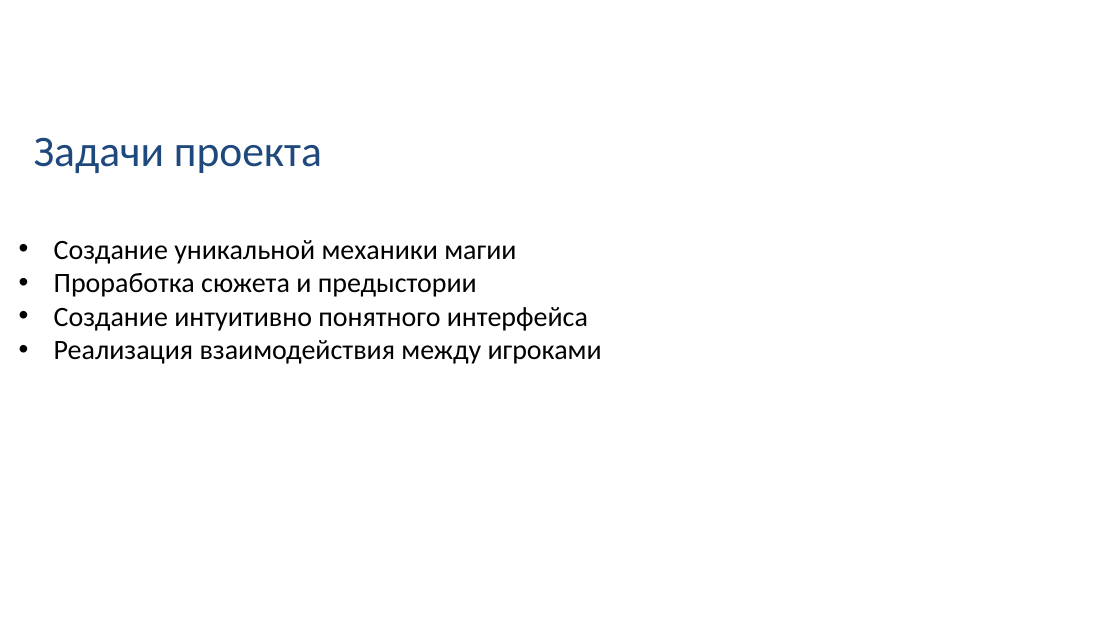
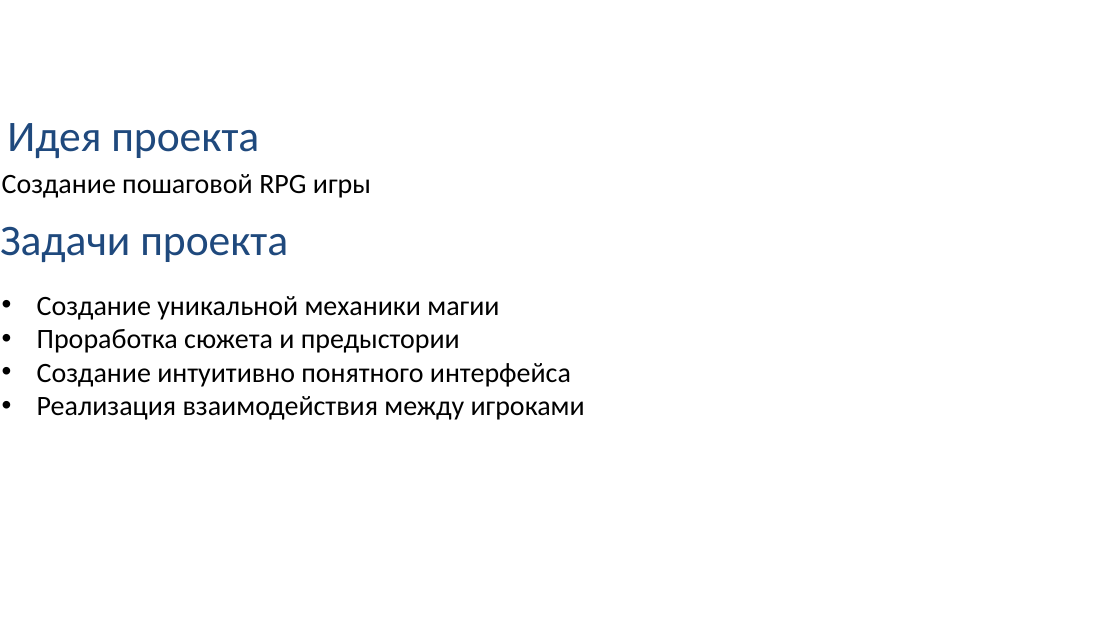
Before and after one commit to Vaneyk1973/FinalProject, a slide deck: slide 2 of Путь к вершине.pptx (slide 3 before the commit). Drawn at 1120x630 pixels with LibreOffice and Linux fonts; fonts in the diff are those of the drawing; background and template pictures are left out. Boxes give left, top, right and bottom in pixels: in the first picture for what was removed or moved away, otherwise in the second. Text is boxed around its words. In the diff, an @@ line names an element or a change of style, - is before the commit and + after.

```diff
--- a/Путь к вершине.pptx
+++ b/Путь к вершине.pptx
@@ text added at (x1=7, y1=123, x2=259, y2=158), 28 pt, text #1F497D @@
+Идея проекта
@@ text added at (x1=2, y1=174, x2=371, y2=198), 18 pt, text #000000 @@
+Создание пошаговой RPG игры
@@ title "Задачи проекта" moved from (x1=34, y1=137, x2=322, y2=173) to (x1=0, y1=226, x2=288, y2=262) @@
@@ text "Создание уникальной механики магии" moved from (x1=54, y1=240, x2=602, y2=364) to (x1=37, y1=296, x2=585, y2=420) @@
```
Also in this commit, not shown: 1 other slide changed, 2 slides removed, 2 other files.
